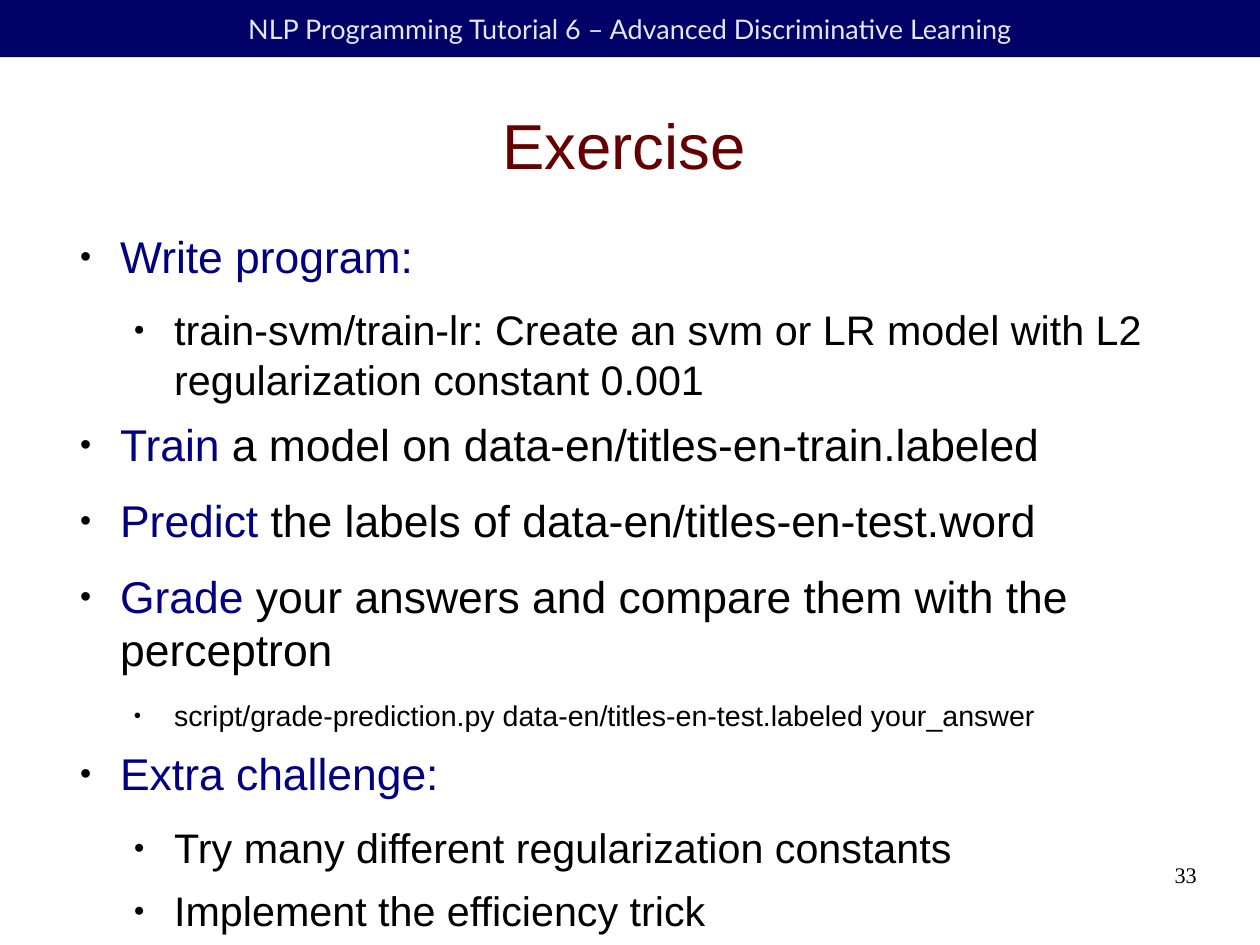
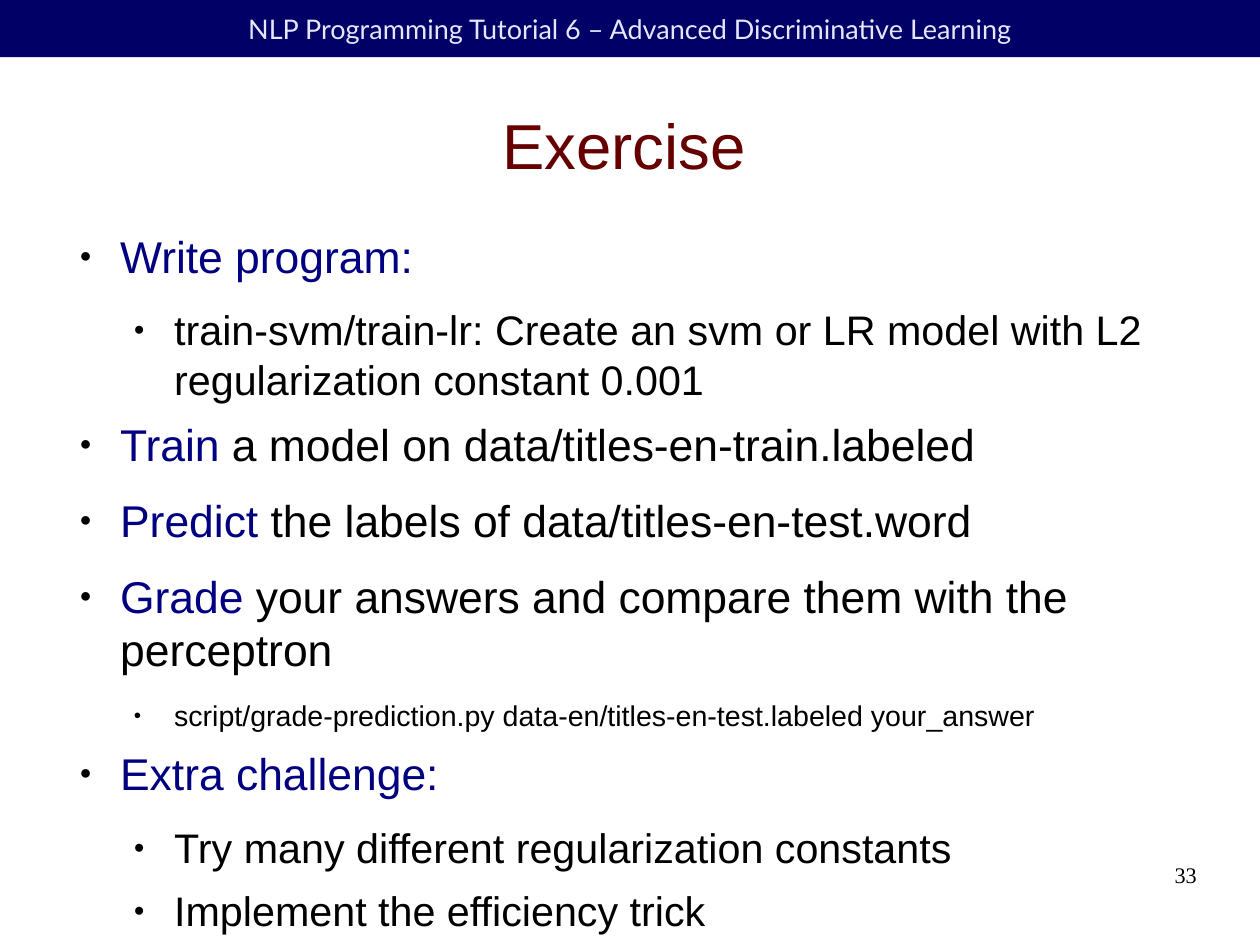
Before and after one commit to duffrind/nlppractice, a slide deck: slide 33 of download/06-discriminative/nlp-programming-en-06-discriminative.odp. Drawn at 1260x945 pixels with LibreOffice and Linux fonts; fonts in the diff are those of the drawing; background and template pictures are left out. Boxes give left, top, right and bottom in pixels: in the first picture for what was removed or moved away, otherwise in the second. Text is boxed around its words. In the diff, an @@ line names an element or a change of style, - is before the commit and + after.

```diff
--- a/download/06-discriminative/nlp-programming-en-06-discriminative.odp
+++ b/download/06-discriminative/nlp-programming-en-06-discriminative.odp
@@ text at (120, 428, 975, 538): text changed @@
-● Train a model on data-en/titles-en-train.labeled
-● Predict the labels of data-en/titles-en-test.word
+● Train a model on data/titles-en-train.labeled
+● Predict the labels of data/titles-en-test.word
```
Also in this commit, not shown: 7 other slides changed, 4 other files.
